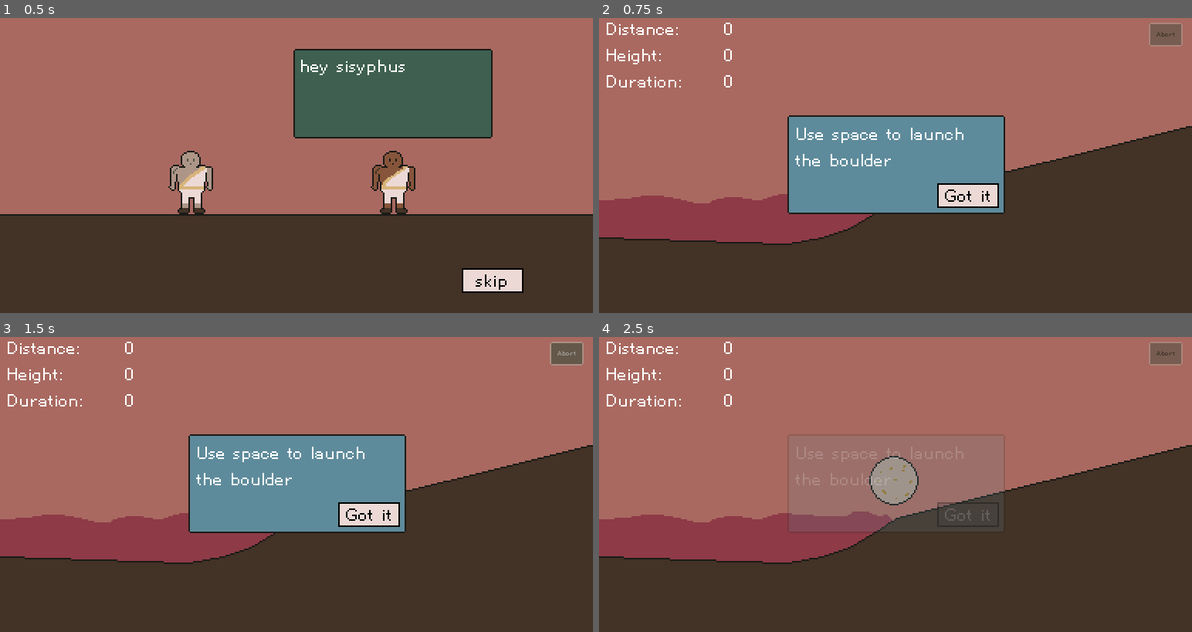
Above: before the commit, frames 1-4 (two rows, left to right).
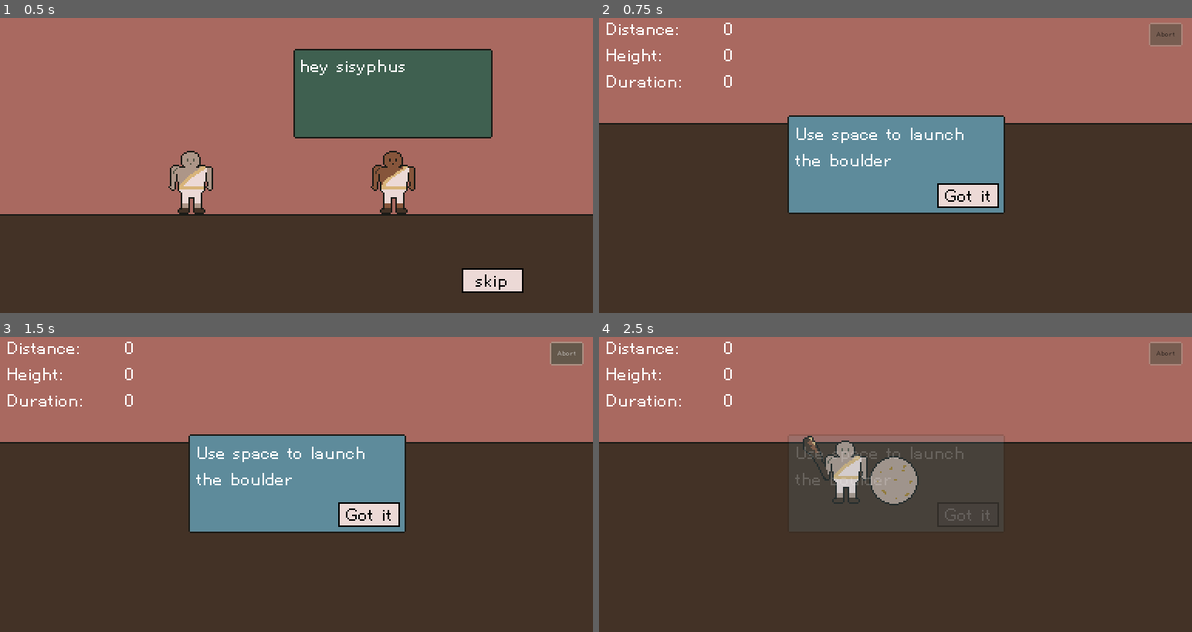
Above: after the commit, the same moments.

Repository: nolenroyalty/sisyphus-needs-a-nap
Game: Godot game, scene res://Intro/Intro.tscn
Same seed, same stepped clock (60 frames per second), same inputs: the game is played once before the commit and once after it.
Inputs:
- Up to frame 1 (0.5 s): no input
- Up to frame 2 (0.75 s): click "skip" at 0.5 s
- Up to frame 3 (1.5 s): click "Abort" at 1.25 s
- Up to frame 4 (2.5 s): click "Got it" at 2 s

Frame 1 is identical in both runs. In frame 2, 17% of the frame differs, in the area x 0-100%, y 35-77%; in frame 3, 17%; in frame 4, 25%, in the area x 0-100%, y 33-77%.

Commit message:
revert some lava bugfix testing changes

Diff:
--- a/Flight/Flight.gd
+++ b/Flight/Flight.gd
@@ -11,8 +11,7 @@
 export var BOUNCE_PENALTY = 0.2
 
 export var BACKWARDS_ROLL_SPEED = 1.0
-# export var DEFAULT_STARTING_VELOCITY = Vector2(250, -110)
-export var DEFAULT_STARTING_VELOCITY = Vector2.ZERO
+export var DEFAULT_STARTING_VELOCITY = Vector2(250, -110)
 export var SUPERBOUNCE_FRAMES = 10
 export var MIN_ROTATION = 1.0
 export var MAX_ROTATION = 10.0
@@ -180,7 +179,6 @@
 			terrain.connect("boulder_exited", self, "exited_cave")
 
 		if terrain.is_in_group("lava"):
-			frames_in_lava = 0
 			terrain.connect("entered_lava", self, "handle_entered_lava")
 
 		if terrain.is_in_group("landmark"):
--- a/Flight/Flight.tscn
+++ b/Flight/Flight.tscn
@@ -30,7 +30,7 @@
 [node name="TextDisplay" parent="." instance=ExtResource( 17 )]
 
 [node name="Boulder" parent="." instance=ExtResource( 2 )]
-position = Vector2( 6152, -308 )
+position = Vector2( -1231, 449 )
 
 [node name="Camera2D" type="Camera2D" parent="Boulder"]
 position = Vector2( 1, 2 )
